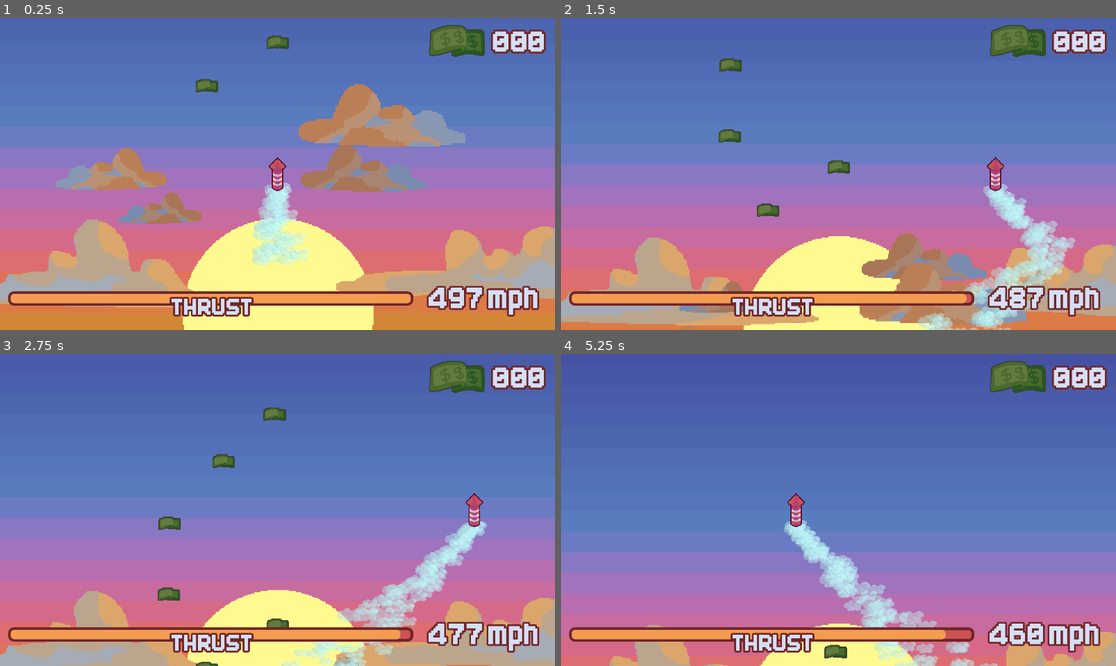
Above: before the commit, frames 1-4 (two rows, left to right).
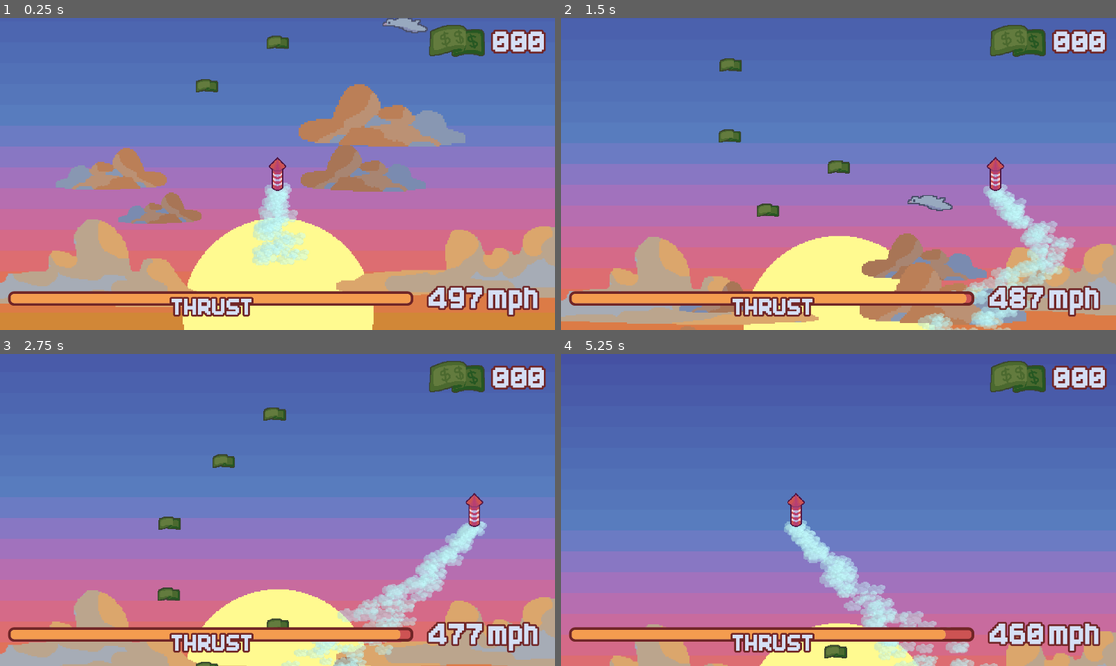
Above: after the commit, the same moments.

Repository: anxapa/summer-firework-game
Game: Godot game, scene res://Scenes/main.tscn
Same seed, same stepped clock (60 frames per second), same inputs: the game is played once before the commit and once after it.
Inputs:
- Up to frame 1 (0.25 s): no input
- Up to frame 2 (1.5 s): hold Right (ui_right) 0.53-1.28 s; tap Space at 0.77 s; hold Left (ui_left) from 1.28 s (still down)
- Up to frame 3 (2.75 s): tap Space at 1.52 s; release Left (ui_left) at 2.03 s; hold Right (ui_right) from 2.03 s (still down)
- Up to frame 4 (5.25 s): tap Space at 3.02, 3.77, 4.52 s; release Right (ui_right) at 3.53 s; hold Left (ui_left) from 3.53 s (still down)

The runs differ from the first frame. In frame 1, 1.0% of the frame differs, in the area x 0-100%, y 0-99%; in frame 2, 1.0%, in the area x 0-100%, y 46-99%; in frame 3, 0.3%; in frame 4, 0.5%.

Commit message:
Added birds
- Added birds as an enemy
- Added longer background
- Modified movement component to support linear movement

Diff:
--- /dev/null
+++ b/Scenes/bird.tscn
@@ -0,0 +1,69 @@
+[gd_scene load_steps=8 format=3 uid="uid://cilvhmx2uiuym"]
+
+[ext_resource type="Script" uid="uid://dygli7uvnadq7" path="res://Scripts/bird.gd" id="1_dnvpi"]
+[ext_resource type="Texture2D" uid="uid://c6arwphcnoyi" path="res://Sprites/bird-sheet.png" id="1_i8bdw"]
+[ext_resource type="Script" uid="uid://cxc85ab32ix3i" path="res://Scripts/movement_component.gd" id="2_dnvpi"]
+
+[sub_resource type="RectangleShape2D" id="RectangleShape2D_mcegt"]
+size = Vector2(132, 40)
+
+[sub_resource type="Animation" id="Animation_mcegt"]
+resource_name = "flight"
+length = 0.6
+loop_mode = 1
+tracks/0/type = "value"
+tracks/0/imported = false
+tracks/0/enabled = true
+tracks/0/path = NodePath("Sprite2D:frame")
+tracks/0/interp = 1
+tracks/0/loop_wrap = true
+tracks/0/keys = {
+"times": PackedFloat32Array(0, 0.1, 0.2, 0.3, 0.4, 0.5),
+"transitions": PackedFloat32Array(1, 1, 1, 1, 1, 1),
+"update": 1,
+"values": [0, 1, 2, 3, 4, 5]
+}
+
+[sub_resource type="Animation" id="Animation_dnvpi"]
+length = 0.001
+tracks/0/type = "value"
+tracks/0/imported = false
+tracks/0/enabled = true
+tracks/0/path = NodePath("Sprite2D:frame")
+tracks/0/interp = 1
+tracks/0/loop_wrap = true
+tracks/0/keys = {
+"times": PackedFloat32Array(0),
+"transitions": PackedFloat32Array(1),
+"update": 1,
+"values": [2]
+}
+
+[sub_resource type="AnimationLibrary" id="AnimationLibrary_vl8r2"]
+_data = {
+&"RESET": SubResource("Animation_dnvpi"),
+&"flight": SubResource("Animation_mcegt")
+}
+
+[node name="Bird" type="Area2D"]
+z_index = 5
+script = ExtResource("1_dnvpi")
+
+[node name="MovementComponent" type="Node2D" parent="."]
+script = ExtResource("2_dnvpi")
+metadata/_custom_type_script = "uid://cxc85ab32ix3i"
+
+[node name="CollisionShape2D" type="CollisionShape2D" parent="."]
+position = Vector2(-10, 0)
+shape = SubResource("RectangleShape2D_mcegt")
+
+[node name="Sprite2D" type="Sprite2D" parent="."]
+scale = Vector2(4, 4)
+texture = ExtResource("1_i8bdw")
+hframes = 6
+frame = 2
+
+[node name="AnimationPlayer" type="AnimationPlayer" parent="."]
+libraries = {
+&"": SubResource("AnimationLibrary_vl8r2")
+}
--- a/Scenes/main.tscn
+++ b/Scenes/main.tscn
@@ -13,6 +13,7 @@
 [ext_resource type="Script" uid="uid://dmrdpj8mbjea5" path="res://Scripts/speedometer.gd" id="11_6iyac"]
 [ext_resource type="Script" uid="uid://s1rr3mqw6mx2" path="res://Scripts/cash_counter.gd" id="11_d1ilt"]
 [ext_resource type="Script" uid="uid://401mdwvvdsv7" path="res://Scripts/thrust_bar.gd" id="12_6iyac"]
+[ext_resource type="PackedScene" uid="uid://cilvhmx2uiuym" path="res://Scenes/bird.tscn" id="13_fdnlq"]
 
 [sub_resource type="LabelSettings" id="LabelSettings_d1ilt"]
 line_spacing = 0.0
@@ -122,7 +123,7 @@
 texture = ExtResource("5_6bp64")
 
 [node name="Background Sprite" type="Sprite2D" parent="."]
-position = Vector2(960, 362)
+position = Vector2(960, -360)
 scale = Vector2(4, 4)
 texture = ExtResource("1_jjgbg")
 
@@ -217,3 +218,6 @@
 label_settings = SubResource("LabelSettings_6iyac")
 horizontal_alignment = 1
 vertical_alignment = 1
+
+[node name="Bird" parent="." instance=ExtResource("13_fdnlq")]
+position = Vector2(1424, -108)
--- /dev/null
+++ b/Scripts/bird.gd
@@ -0,0 +1,16 @@
+extends Enemy
+
+## For linear movement.
+@export var movement_velocity := Vector2(-100, 0)
+
+@onready var animation_player := $AnimationPlayer
+@onready var movement_component := $MovementComponent
+
+func _ready() -> void:
+	super._ready()
+
+	# Plays animation for bird flight
+	animation_player.play("flight")
+
+	# Sets the movement velocity to the movement component for linear motion
+	movement_component.movement_velocity = movement_velocity
--- /dev/null
+++ b/Scripts/enemy.gd
@@ -0,0 +1,12 @@
+extends Area2D
+class_name Enemy
+
+## Velocity removed from the player firework when collided.
+@export var hit_velocity := 50.0
+
+func _ready() -> void:
+	connect("body_entered", _on_body_entered)
+
+func _on_body_entered(body: Node2D) -> void:
+	if body is Player:
+		(body as Player).apply_propulsion_velocity(-hit_velocity)
--- a/Scripts/movement_component.gd
+++ b/Scripts/movement_component.gd
@@ -2,6 +2,9 @@
 class_name MovementComponent
 
 @export var scroll_magnitude := 1.0
+
+## For linear movement.
+@export var movement_velocity := Vector2.ZERO
 
 # Initialize player manager to copy scroll speed from
 @onready var player_manager := GameManager.player_manager
@@ -20,6 +23,6 @@
 	var scroll_speed = player_manager.get_scroll_speed() * scroll_magnitude
 	parent.global_position.y -= scroll_speed * delta
 
+# Supports linear movement
 func movement(delta: float) -> void:
-	# Must be overridden through inheritance to add movement
-	return
+	parent.global_position += movement_velocity * delta
--- a/project.godot
+++ b/project.godot
@@ -50,14 +50,6 @@
 , Object(InputEventKey,"resource_local_to_scene":false,"resource_name":"","device":-1,"window_id":0,"alt_pressed":false …(183 unchanged characters)…
 ]
 }
-ui_down={
-"deadzone": 0.5,
-"events": [Object(InputEventKey,"resource_local_to_scene":false,"resource_name":"","device":0,"window_id":0,"alt_pressed":false,"shift_pressed":false,"ctrl_pressed":false,"meta_pressed":false,"pressed":false,"keycode":4194322,"physical_keycode":0,"key_label":0,"unicode":0,"location":0,"echo":false,"script":null)
-, Object(InputEventJoypadButton,"resource_local_to_scene":false,"resource_name":"","device":0,"button_index":12,"pressure":0.0,"pressed":false,"script":null)
-, Object(InputEventJoypadMotion,"resource_local_to_scene":false,"resource_name":"","device":0,"axis":1,"axis_value":1.0,"script":null)
-, Object(InputEventKey,"resource_local_to_scene":false,"resource_name":"","device":-1,"window_id":0,"alt_pressed":false,"shift_pressed":false,"ctrl_pressed":false,"meta_pressed":false,"pressed":false,"keycode":0,"physical_keycode":83,"key_label":0,"unicode":115,"location":0,"echo":false,"script":null)
-]
-}
 
 [rendering]
 
Not shown: 1 places in Scenes/main.tscn that only renumber resources
Not shown, added: Scripts/bird.gd.uid
Not shown, added: Scripts/enemy.gd.uid
Binary file added: Sprites/bird-sheet.png
Not shown, added: Sprites/bird-sheet.png.import
Binary file changed: Sprites/firework_bg.png
